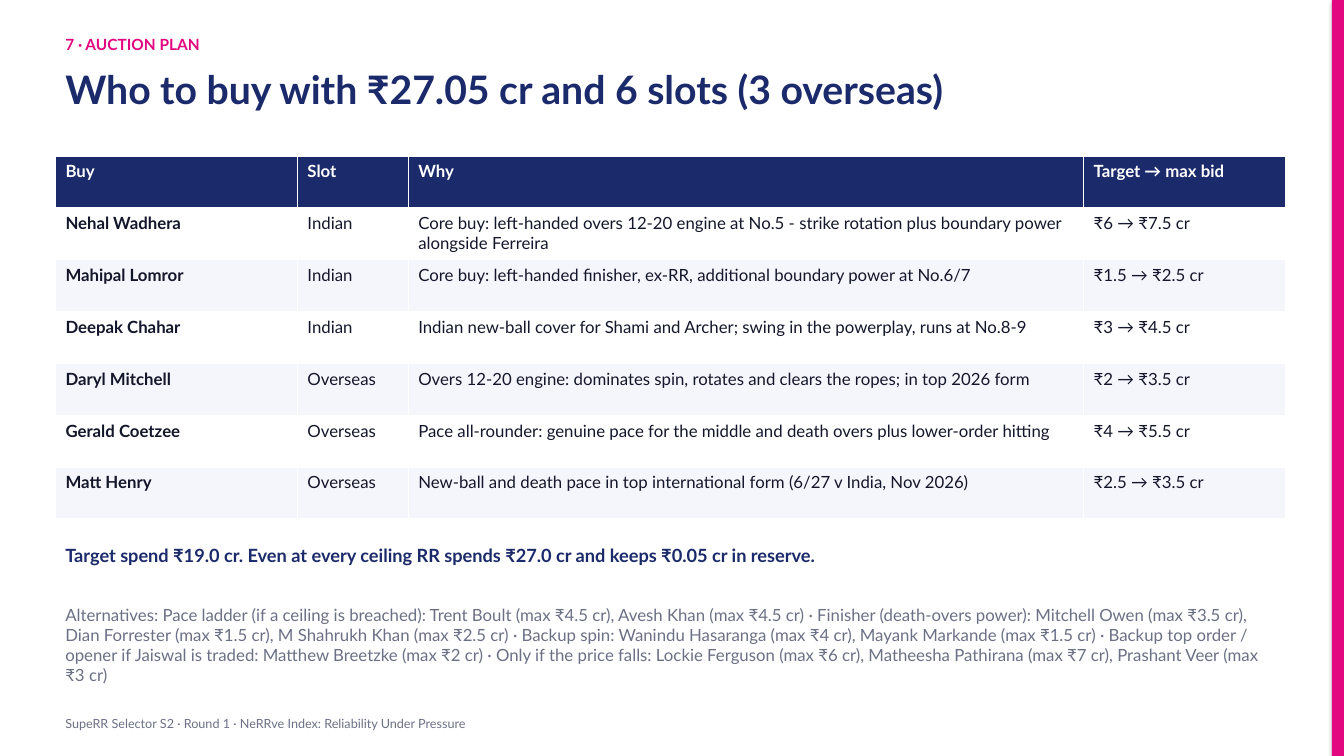
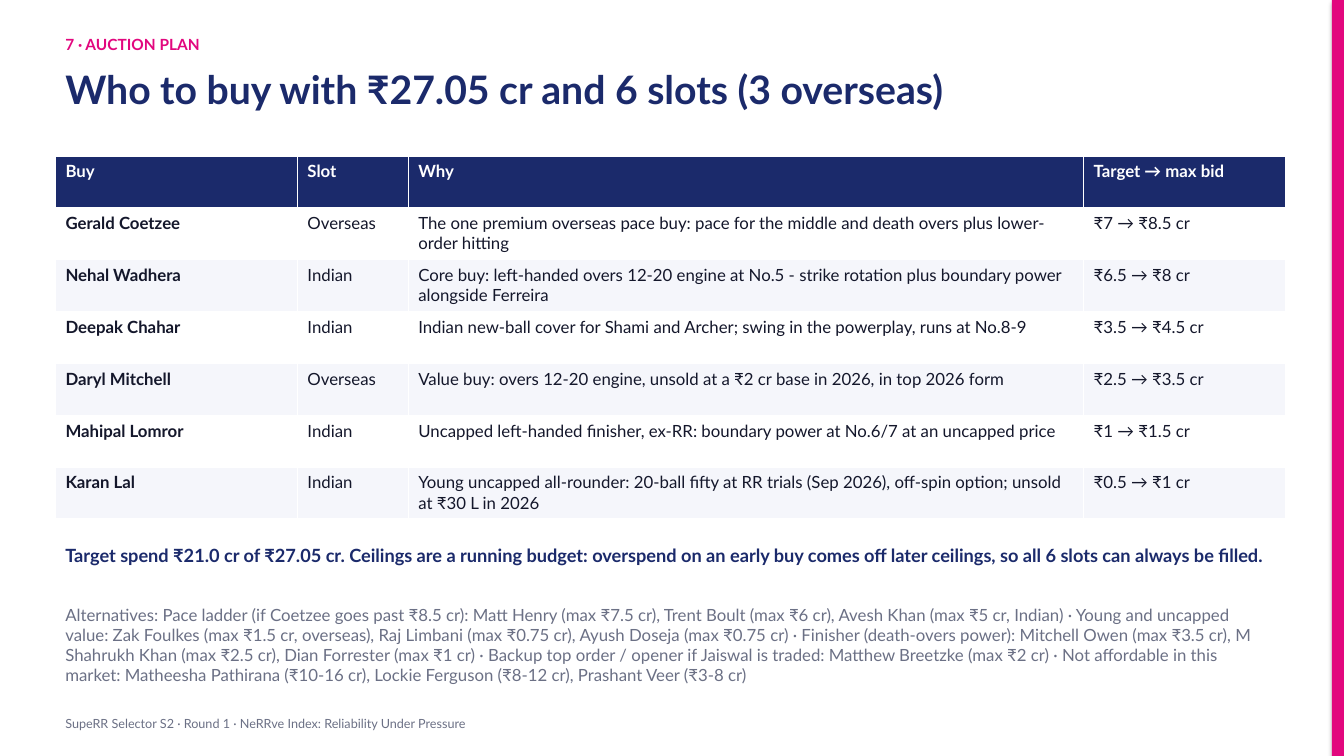
Before and after one commit to KoduruChandrasekhar/RRAuction-, a slide deck: slide 12 of submission/NeRRve_Deck.pptx. Drawn at 1344x756 pixels with LibreOffice and Linux fonts; fonts in the diff are those of the drawing. Boxes give left, top, right and bottom in pixels: in the first picture for what was removed or moved away, otherwise in the second. Text is boxed around its words. In the diff, an @@ line names an element or a change of style, - is before the commit and + after.

```diff
--- a/submission/NeRRve_Deck.pptx
+++ b/submission/NeRRve_Deck.pptx
@@ table at (55,156,1286,519) @@
-row 2: Nehal Wadhera | Indian | Core buy: left-handed overs 12-20 engine at No.5 - strike rotation plus boundary power alongside Ferreira | ₹6 → ₹7.5 cr
+row 2: Gerald Coetzee | Overseas | The one premium overseas pace buy: pace for the middle and death overs plus lower-order hitting | ₹7 → ₹8.5 cr
-row 3: Mahipal Lomror | Indian | Core buy: left-handed finisher, ex-RR, additional boundary power at No.6/7 | ₹1.5 → ₹2.5 cr
+row 3: Nehal Wadhera | Indian | Core buy: left-handed overs 12-20 engine at No.5 - strike rotation plus boundary power alongside Ferreira | ₹6.5 → ₹8 cr
-row 4, column 4: ₹3 → ₹4.5 cr
+row 4, column 4: ₹3.5 → ₹4.5 cr
-row 5, column 3: Overs 12-20 engine: dominates spin, rotates and clears the ropes; in top 2026 form
+row 5, column 3: Value buy: overs 12-20 engine, unsold at a ₹2 cr base in 2026, in top 2026 form
-row 5, column 4: ₹2 → ₹3.5 cr
+row 5, column 4: ₹2.5 → ₹3.5 cr
-row 6: Gerald Coetzee | Overseas | Pace all-rounder: genuine pace for the middle and death overs plus lower-order hitting | ₹4 → ₹5.5 cr
+row 6: Mahipal Lomror | Indian | Uncapped left-handed finisher, ex-RR: boundary power at No.6/7 at an uncapped price | ₹1 → ₹1.5 cr
-row 7: Matt Henry | Overseas | New-ball and death pace in top international form (6/27 v India, Nov 2026) | ₹2.5 → ₹3.5 cr
+row 7: Karan Lal | Indian | Young uncapped all-rounder: 20-ball fifty at RR trials (Sep 2026), off-spin option; unsold at ₹30 L in 2026 | ₹0.5 → ₹1 cr
@@ text at (65,548,1262,566): text changed @@
-Target spend ₹19.0 cr. Even at every ceiling RR spends ₹27.0 cr and keeps ₹0.05 cr in reserve.
+Target spend ₹21.0 cr of ₹27.05 cr. Ceilings are a running budget: overspend on an early buy comes off later ceilings, so all 6 slots can always be filled.
@@ text at (65,608,1251,684): text changed @@
-Alternatives: Pace ladder (if a ceiling is breached): Trent Boult (max ₹4.5 cr), Avesh Khan (max ₹4.5 cr) · Finisher (death-overs power): Mitchell Owen (max ₹3.5 cr), Dian Forrester (max ₹1.5 cr), M Shahrukh Khan (max ₹2.5 cr) · Backup spin: Wanindu Hasaranga (max ₹4 cr), Mayank Markande (max ₹1.5 cr) · Backup top order / opener if Jaiswal is traded: Matthew Breetzke (max ₹2 cr) · Only if the price falls: Lockie Ferguson (max ₹6 cr), Matheesha Pathirana (max ₹7 cr), Prashant Veer (max ₹3 cr)
+Alternatives: Pace ladder (if Coetzee goes past ₹8.5 cr): Matt Henry (max ₹7.5 cr), Trent Boult (max ₹6 cr), Avesh Khan (max ₹5 cr, Indian) · Young and uncapped value: Zak Foulkes (max ₹1.5 cr, overseas), Raj Limbani (max ₹0.75 cr), Ayush Doseja (max ₹0.75 cr) · Finisher (death-overs power): Mitchell Owen (max ₹3.5 cr), M Shahrukh Khan (max ₹2.5 cr), Dian Forrester (max ₹1 cr) · Backup top order / opener if Jaiswal is traded: Matthew Breetzke (max ₹2 cr) · Not affordable in this market: Matheesha Pathirana (₹10-16 cr), Lockie Ferguson (₹8-12 cr), Prashant Veer (₹3-8 cr)
```
Also in this commit, not shown: 4 other slides changed, 6 other files.
